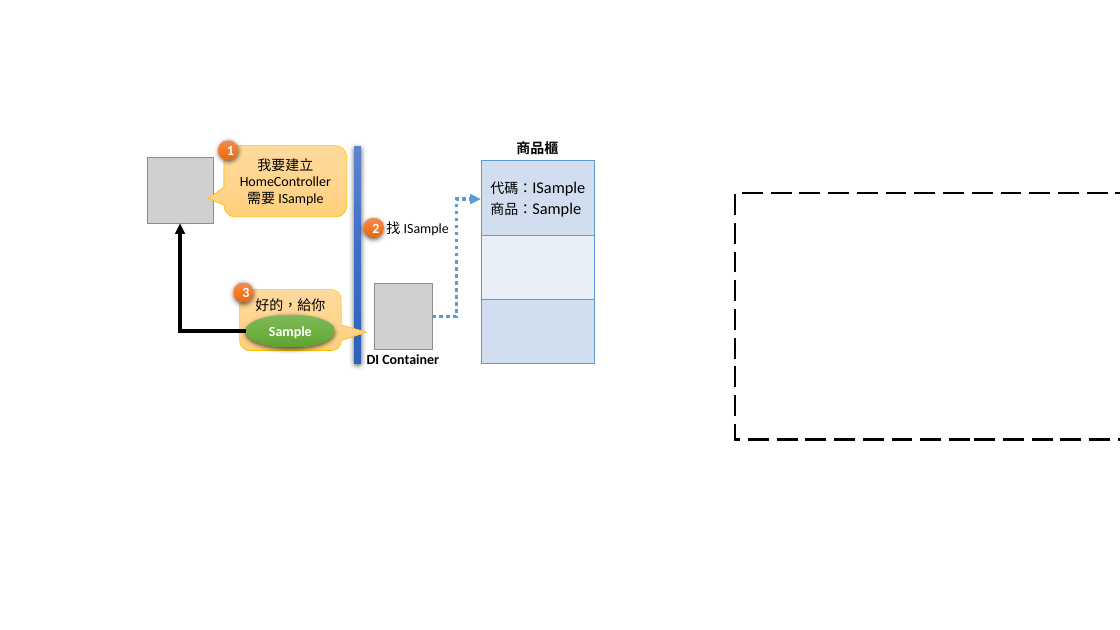
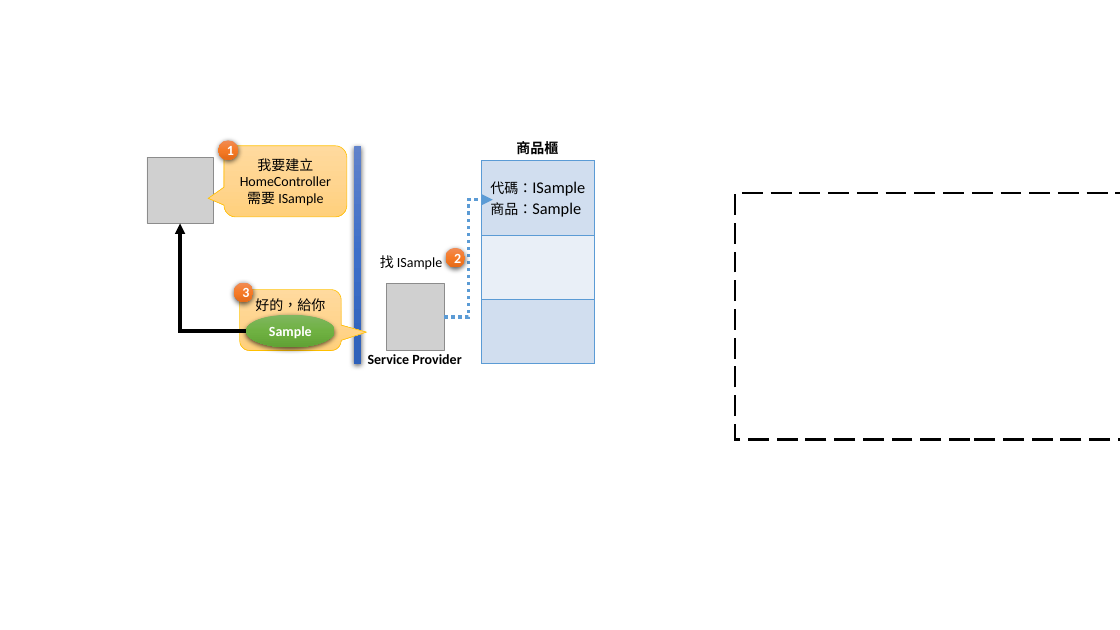
Before and after one commit to johnwu1114/blog-johnwu-cc, a slide deck: slide 13 of source/_assets/ironman.pptx. Drawn at 1120x630 pixels with LibreOffice and Linux fonts; fonts in the diff are those of the drawing; grey boxes stand for pictures. Boxes give left, top, right and bottom in pixels: in the first picture for what was removed or moved away, otherwise in the second. Text is boxed around its words. In the diff, an @@ line names an element or a change of style, - is before the commit and + after.

```diff
--- a/source/_assets/ironman.pptx
+++ b/source/_assets/ironman.pptx
@@ elbow arrow moved from (433, 317) - (481, 199) to (444, 317) - (493, 200) @@
@@ text "找 ISample": place and size @@
-text "找 ISample" at (386, 221, 449, 236)
+text "找 ISample" at (380, 255, 442, 270)
@@ ellipse "2": place and size @@
-ellipse "2" at (364, 218, 383, 237)
+ellipse "2" at (446, 248, 465, 267)
@@ picture: place and size @@
-picture at (375, 283, 433, 350)
+picture at (386, 284, 444, 350)
@@ text at (368, 354, 461, 364): text changed @@
-DI Container
+Service Provider
```
Also in this commit, not shown: 1 other slide changed, 5 other files.
